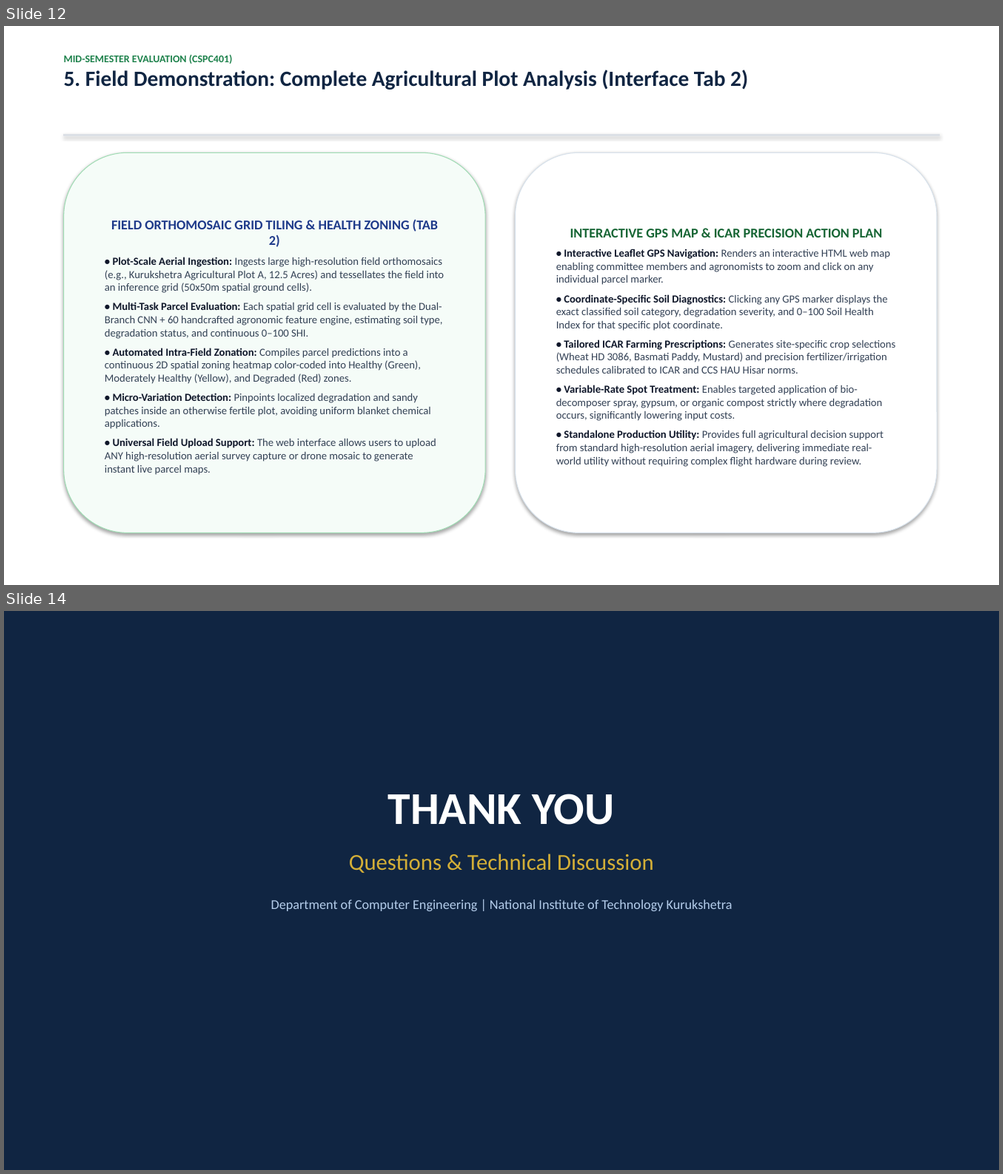
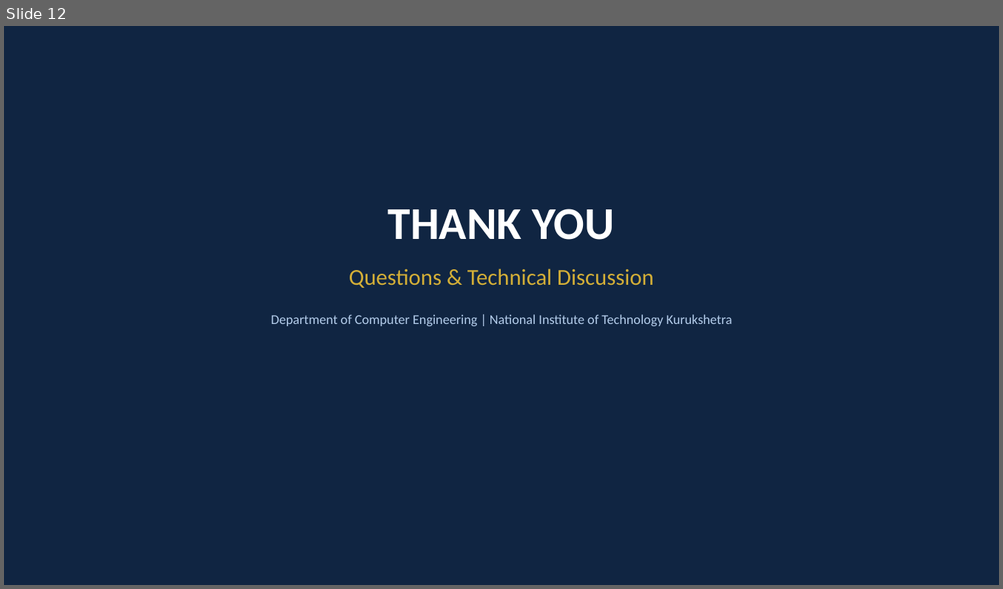
Before and after one commit to Naveen-Beniwal/soil-project1, a slide deck: Mid_Sem_Presentation_CSPC401.pptx. Shown one above the other, each under a label of ours: slides 12 and 14 before the commit, slide 12 after it; the slides between them are not shown. The pictures are 1003x1174 and 1003x589 pixels, drawn with LibreOffice and Linux fonts; fonts in the diff are those of the drawing. Boxes give left, top, right and bottom in pixels: in the first picture for what was removed or moved away, otherwise in the second. Text is boxed around its words. In the diff, an @@ line names an element or a change of style, - is before the commit and + after.

Commit message:
Streamline presentation and report for Mid-Sem 1: remove plot GIS mapping and future phase references, focusing strictly on 60-feature deep CNN, 7 soil types, and ICAR advisory

```diff
--- a/Mid_Sem_Presentation_CSPC401.pptx
+++ b/Mid_Sem_Presentation_CSPC401.pptx
@@ slide 12 removed at [4,26,999,585], background #FFFFFF @@
@@ text removed at [64,55,748,90] @@
-MID-SEMESTER EVALUATION (CSPC401)
-5. Field Demonstration: Complete Agricultural Plot Analysis (Interface Tab 2)
@@ rectangle removed at [64,134,939,136] @@
@@ rounded rectangle removed at [64,153,485,534] @@
-FIELD ORTHOMOSAIC GRID TILING & HEALTH ZONING (TAB 2)
-• Plot-Scale Aerial Ingestion: Ingests large high-resolution field orthomosaics (e.g., Kurukshetra Agricultural Plot A, 12.5 Acres) and tessellates the field into an inference grid (50x50m spatial ground cells).
-• Multi-Task Parcel Evaluation: Each spatial grid cell is evaluated by the Dual-Branch CNN + 60 handcrafted agronomic feature engine, estimating soil type, degradation status, and continuous 0–100 SHI.
-• Automated Intra-Field Zonation: Compiles parcel predictions into a continuous 2D spatial zoning heatmap color-coded into Healthy (Green), Moderately Healthy (Yellow), and Degraded (Red) zones.
-• Micro-Variation Detection: Pinpoints localized degradation and sandy patches inside an otherwise fertile plot, avoiding uniform blanket chemical applications.
-• Universal Field Upload Support: The web interface allows users to upload ANY high-resolution aerial survey capture or drone mosaic to generate instant live parcel maps.
@@ rounded rectangle removed at [515,153,936,534] @@
-INTERACTIVE GPS MAP & ICAR PRECISION ACTION PLAN
-• Interactive Leaflet GPS Navigation: Renders an interactive HTML web map enabling committee members and agronomists to zoom and click on any individual parcel marker.
-• Coordinate-Specific Soil Diagnostics: Clicking any GPS marker displays the exact classified soil category, degradation severity, and 0–100 Soil Health Index for that specific plot coordinate.
-• Tailored ICAR Farming Prescriptions: Generates site-specific crop selections (Wheat HD 3086, Basmati Paddy, Mustard) and precision fertilizer/irrigation schedules calibrated to ICAR and CCS HAU Hisar norms.
-• Variable-Rate Spot Treatment: Enables targeted application of bio-decomposer spray, gypsum, or organic compost strictly where degradation occurs, significantly lowering input costs.
-• Standalone Production Utility: Provides full agricultural decision support from standard high-resolution aerial imagery, delivering immediate real-world utility without requiring complex flight hardware during review.
@@ what was slide 14 is now slide 12 @@
```
Also in this commit, not shown: 6 slides changed, 1 other slide removed, 3 other files.
